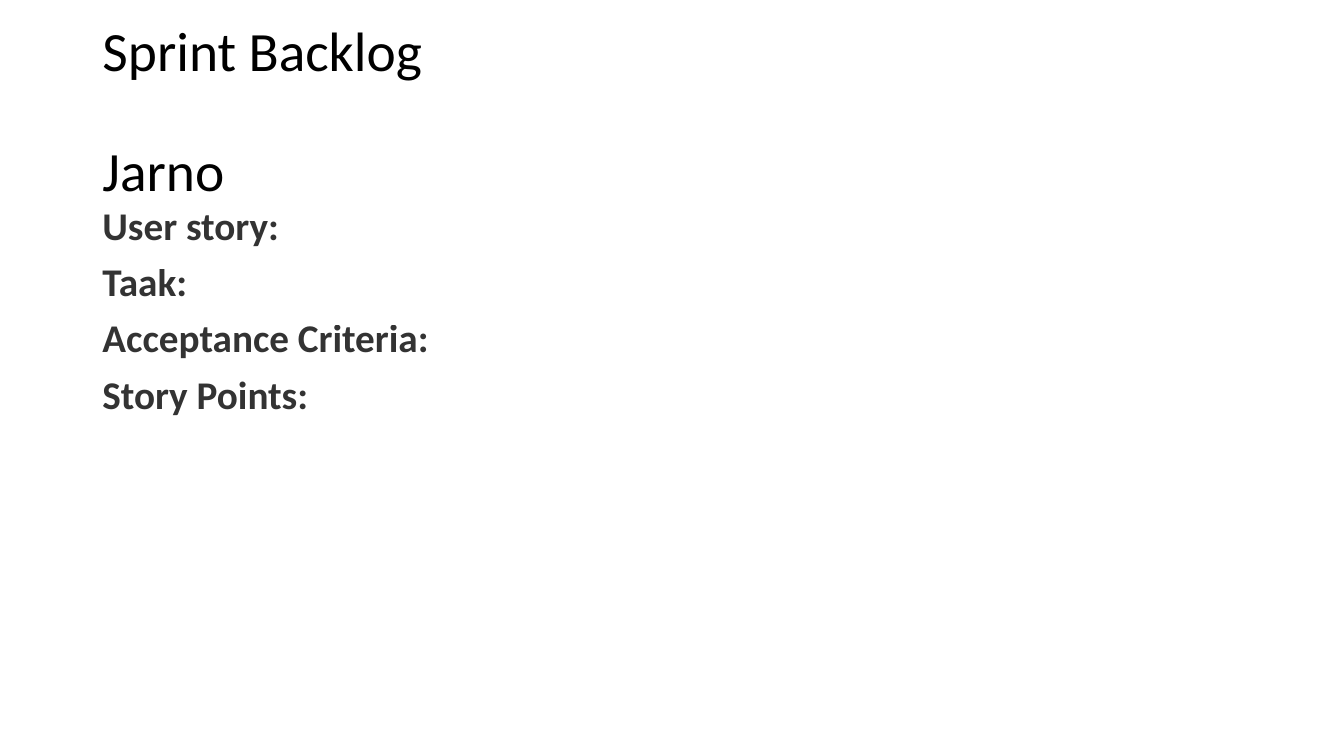
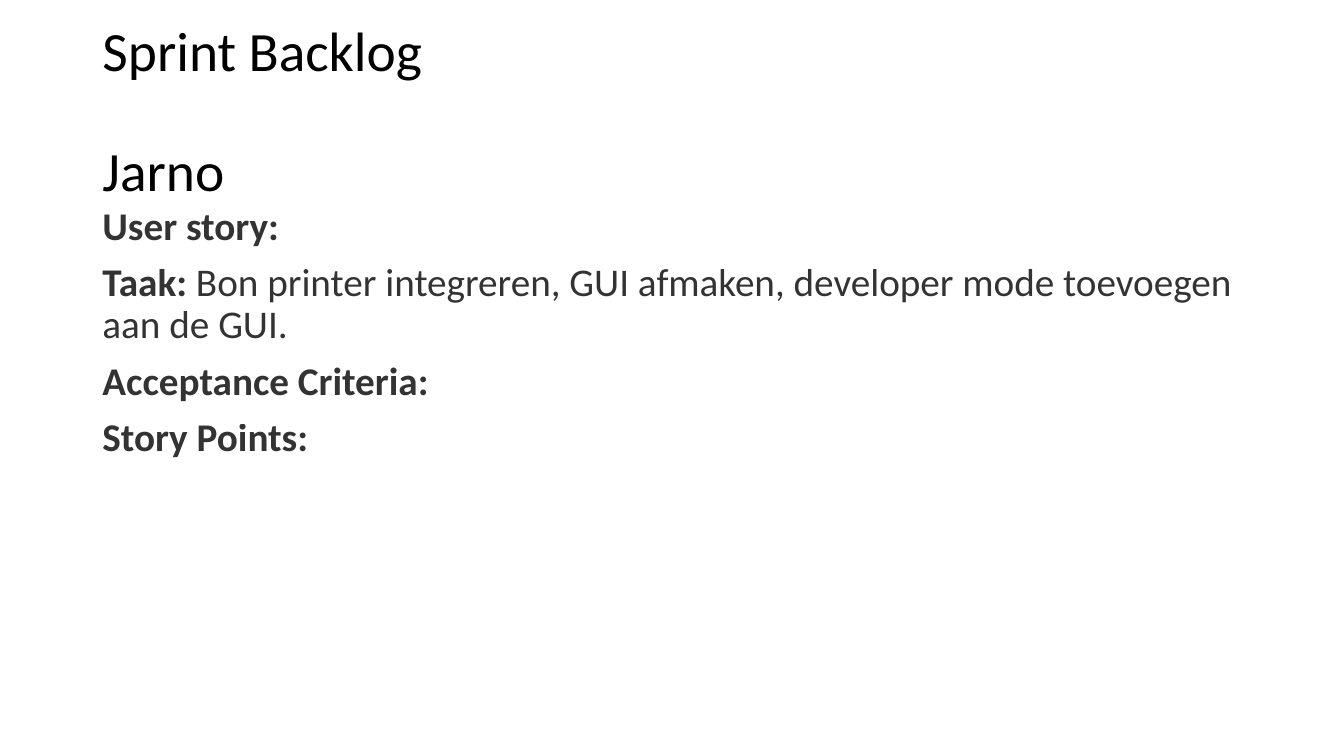
Before and after one commit to Sinjablo/Git-TINPRJ03-34, a slide deck: slide 10 of Presentaties/PresentatieSprint3.pptx. Drawn at 1344x756 pixels with LibreOffice and Linux fonts; fonts in the diff are those of the drawing. Boxes give left, top, right and bottom in pixels: in the first picture for what was removed or moved away, otherwise in the second. Text is boxed around its words. In the diff, an @@ line names an element or a change of style, - is before the commit and + after.

```diff
--- a/Presentaties/PresentatieSprint3.pptx
+++ b/Presentaties/PresentatieSprint3.pptx
@@ text at [102,269,1231,339]: text changed; bold off @@
-Taak:
+Taak: Bon printer integreren, GUI afmaken, developer mode toevoegen aan de GUI.
```
Also in this commit, not shown: 8 other slides changed.
